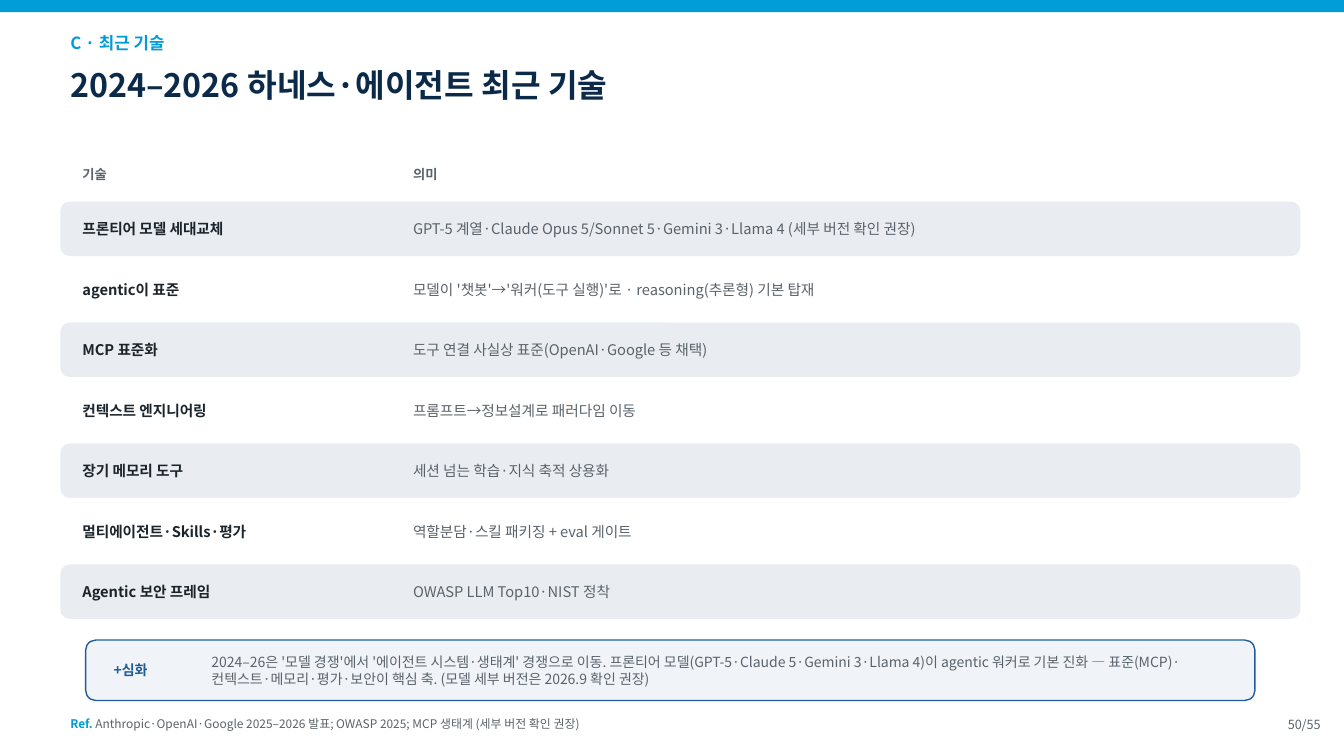
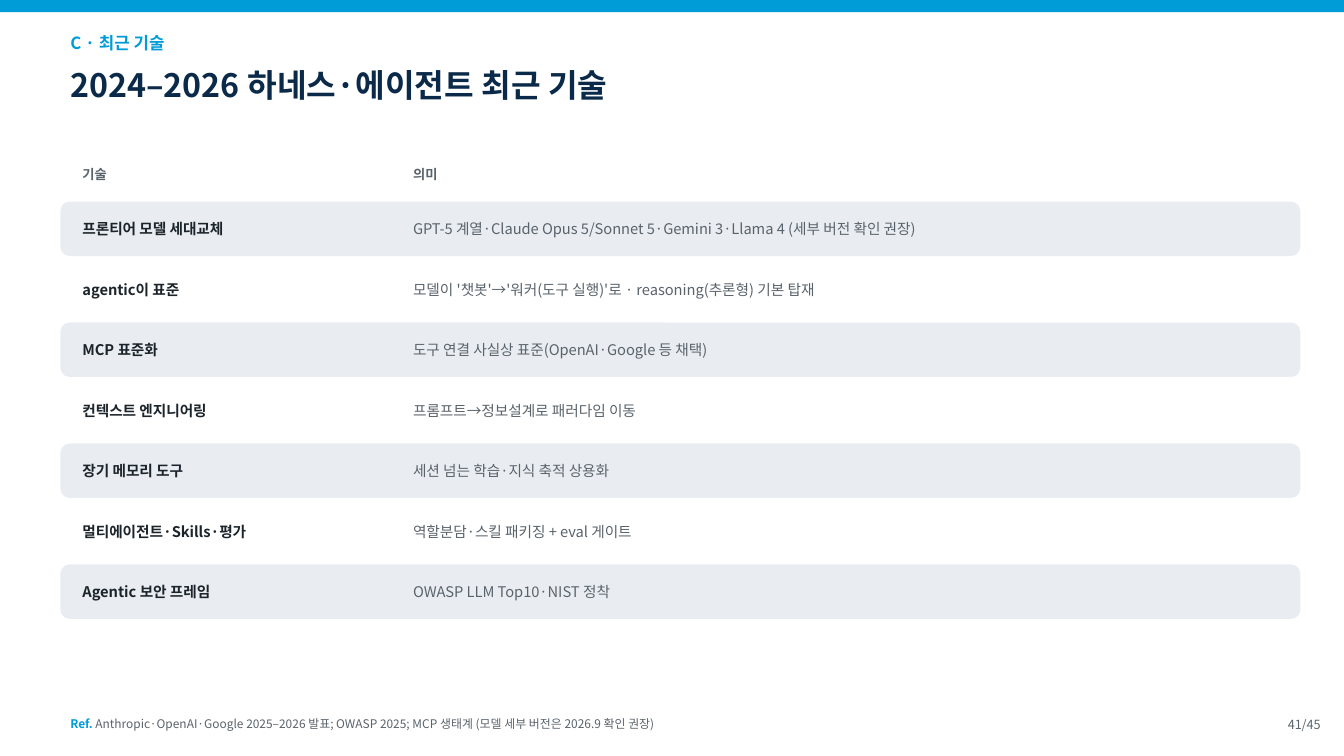
Before and after one commit to fourmodern/2025_aidrugdiscovery, a slide deck: slide 41 of 20260905/slides/0912_4교시.pptx (slide 50 before the commit). Drawn at 1344x756 pixels with LibreOffice and Linux fonts; fonts in the diff are those of the drawing. Boxes give left, top, right and bottom in pixels: in the first picture for what was removed or moved away, otherwise in the second. Text is boxed around its words. In the diff, an @@ line names an element or a change of style, - is before the commit and + after.

```diff
--- a/20260905/slides/0912_4교시.pptx
+++ b/20260905/slides/0912_4교시.pptx
@@ rounded rectangle removed at [86, 640, 1255, 701] @@
@@ text removed at [211, 655, 1180, 687] @@
-2024–26은 '모델 경쟁'에서 '에이전트 시스템·생태계' 경쟁으로 이동. 프론티어 모델(GPT-5·Claude 5·Gemini 3·Llama 4)이 agentic 워커로 기본 진화 — 표준(MCP)·컨텍스트·메모리·평가·보안이 핵심 축. (모델 세부 버전은 2026.9 확인 권장)
@@ text removed at [114, 663, 148, 677] @@
-+심화
@@ text at [70, 718, 654, 731]: text changed @@
-Ref. Anthropic·OpenAI·Google 2025–2026 발표; OWASP 2025; MCP 생태계 (세부 버전 확인 권장)
+Ref. Anthropic·OpenAI·Google 2025–2026 발표; OWASP 2025; MCP 생태계 (모델 세부 버전은 2026.9 확인 권장)
@@ text at [1288, 719, 1321, 731]: text changed @@
-50/55
+41/45
```
Also in this commit, not shown: 40 other slides changed, 10 slides removed, 15 other files.
